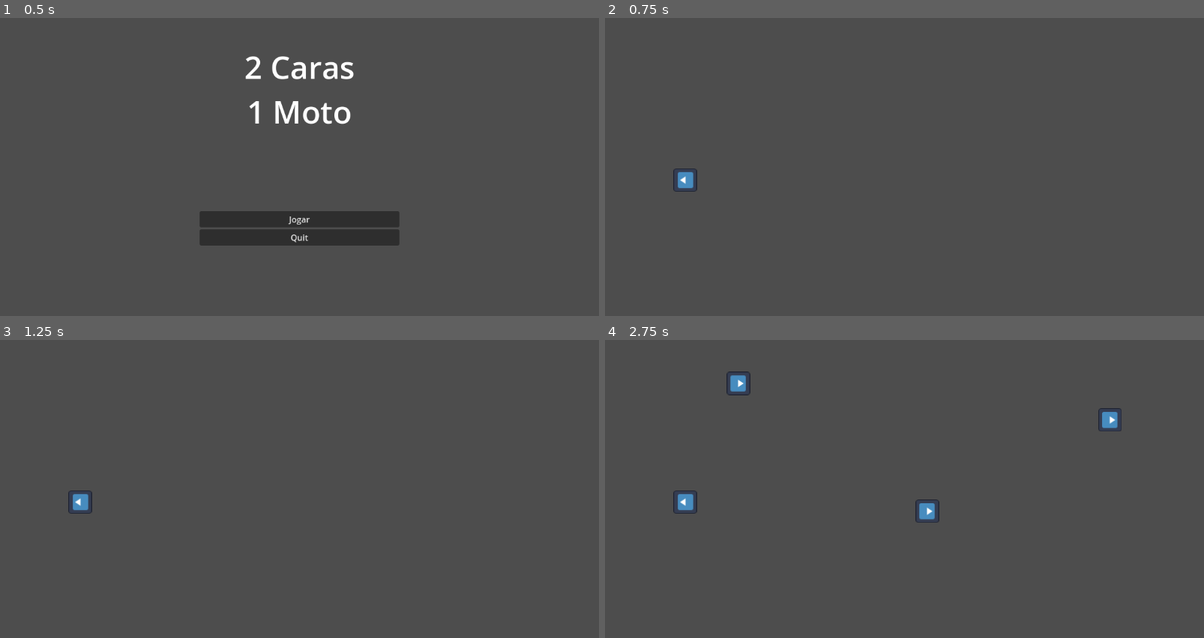
Above: before the commit, frames 1-4 (two rows, left to right).
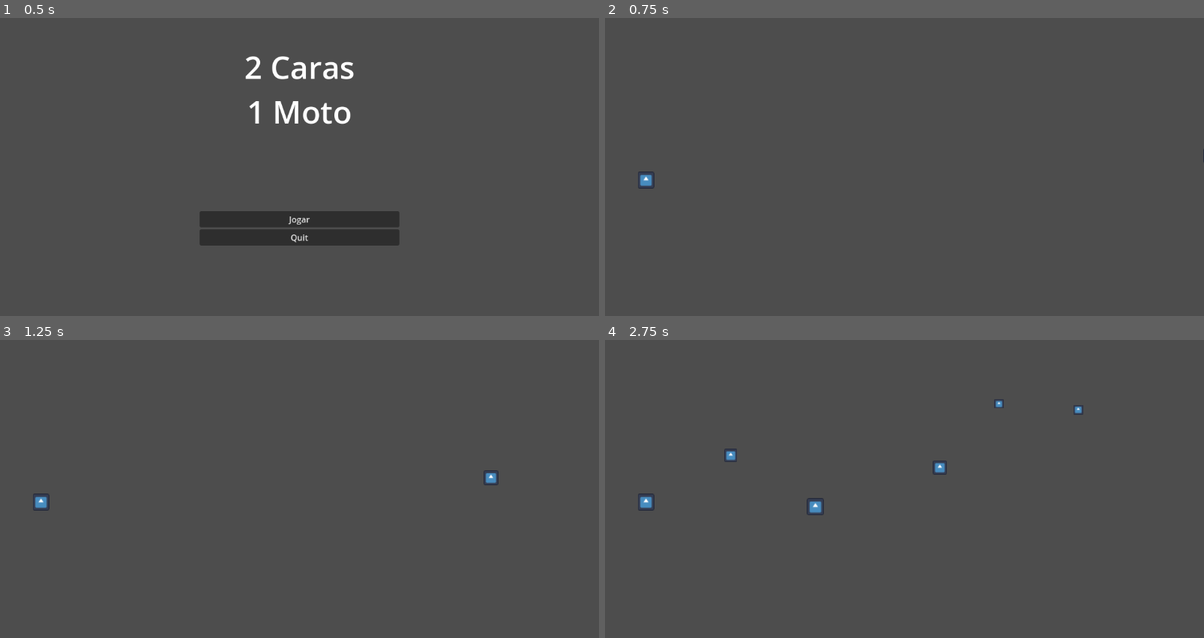
Above: after the commit, the same moments.

Repository: pedropauloo/mbj
Game: Godot game, scene res://scenes/scene_controller.tscn
The game is run twice, just before and just after one commit, with the same random seed, the same clock (stepped at 60 frames per second) and the same inputs. The engine's default icon, where the game draws it, is replaced by a stand-in: a white triangle on a blue panel in a dark square.
Inputs:
- Up to frame 1 (0.5 s): no input
- Up to frame 2 (0.75 s): click "Jogar" at 0.5 s
- Up to frame 3 (1.25 s): no input
- Up to frame 4 (2.75 s): hold Right (ui_right) 1.28-2.03 s; hold Down (ui_down) from 2.03 s (still down)

Frame 1 is identical in both runs. In frame 2, 0.3% of the frame differs, in the area x 5-100%, y 43-59%; in frame 3, 0.4%; in frame 4, 1.4%, in the area x 5-87%, y 10-62%.

Commit message:
feat: alterar perspectiva para 2.5d

Diff:
--- a/scenes/game/actors/player/player.tscn
+++ b/scenes/game/actors/player/player.tscn
@@ -4,12 +4,13 @@
 [ext_resource type="Texture2D" uid="uid://b1lvmc10bwxvt" path="res://icon.svg" id="2_ti0gt"]
 
 [sub_resource type="BoxShape3D" id="BoxShape3D_u4pkw"]
+size = Vector3(1.2, 0.1, 1.2)
 
 [node name="player" type="CharacterBody3D"]
 script = ExtResource("1_6e15m")
 
 [node name="Sprite3D" type="Sprite3D" parent="."]
-transform = Transform3D(1, 0, 0, 0, -4.37114e-08, -1, 0, 1, -4.37114e-08, 0, 0, 0)
+transform = Transform3D(1.19249e-08, -0.707107, -0.707107, 0, 0.707107, -0.707107, 1, 8.43216e-09, 8.43216e-09, 0, 0, 0)
 texture = ExtResource("2_ti0gt")
 
 [node name="CollisionShape3D" type="CollisionShape3D" parent="."]
--- a/scenes/game/levels/level_1/level_1.tscn
+++ b/scenes/game/levels/level_1/level_1.tscn
@@ -11,10 +11,12 @@
 transform = Transform3D(1.19249e-08, 0, -1, 0, 1, 0, 1, 0, 1.19249e-08, 0, 0, 0)
 
 [node name="Camera3D" type="Camera3D" parent="player"]
-transform = Transform3D(-4.37114e-08, -1, -4.37114e-08, 0, -4.37114e-08, 1, -1, 4.37114e-08, 1.91069e-15, 0, 12, -12)
+transform = Transform3D(-4.37114e-08, -0.707107, 0.707107, 0, 0.707107, 0.707107, -1, 3.09086e-08, -3.09086e-08, 12, 12, -20)
 
 [node name="Timer" type="Timer" parent="."]
 wait_time = 0.5
 autostart = true
 
+[node name="GridMap" type="GridMap" parent="."]
+
 [connection signal="timeout" from="Timer" to="." method="_on_timer_timeout"]
--- a/scenes/game/objects/wall/wall.tscn
+++ b/scenes/game/objects/wall/wall.tscn
@@ -4,14 +4,13 @@
 [ext_resource type="Texture2D" uid="uid://b1lvmc10bwxvt" path="res://icon.svg" id="2_d145d"]
 
 [sub_resource type="BoxShape3D" id="BoxShape3D_6wkxh"]
-size = Vector3(2.08954, 1, 1)
+size = Vector3(1.675, 0.1, 2.53588)
 
 [node name="wall" type="Area3D"]
-transform = Transform3D(-4.37114e-08, 0, 1, 0, 1, 0, -1, 0, -4.37114e-08, 0, 0, 0)
 script = ExtResource("1_q1dl3")
 
 [node name="Sprite2D" type="Sprite3D" parent="."]
-transform = Transform3D(1, 0, 0, 0, -4.37114e-08, -1, 0, 1, -4.37114e-08, 0, 0, 0)
+transform = Transform3D(-1, -6.18172e-08, -6.18172e-08, 0, 0.707107, -0.707107, 8.74228e-08, -0.707107, -0.707107, 0, 0, 0)
 texture = ExtResource("2_d145d")
 
 [node name="CollisionShape2D" type="CollisionShape3D" parent="."]
